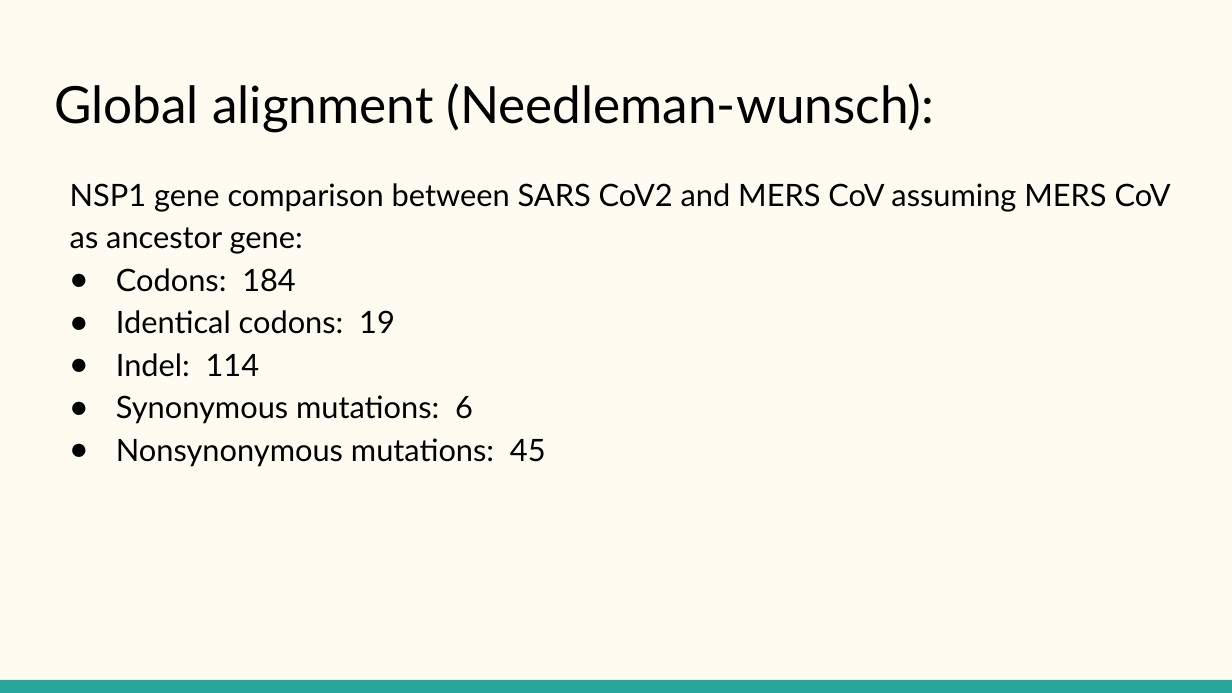
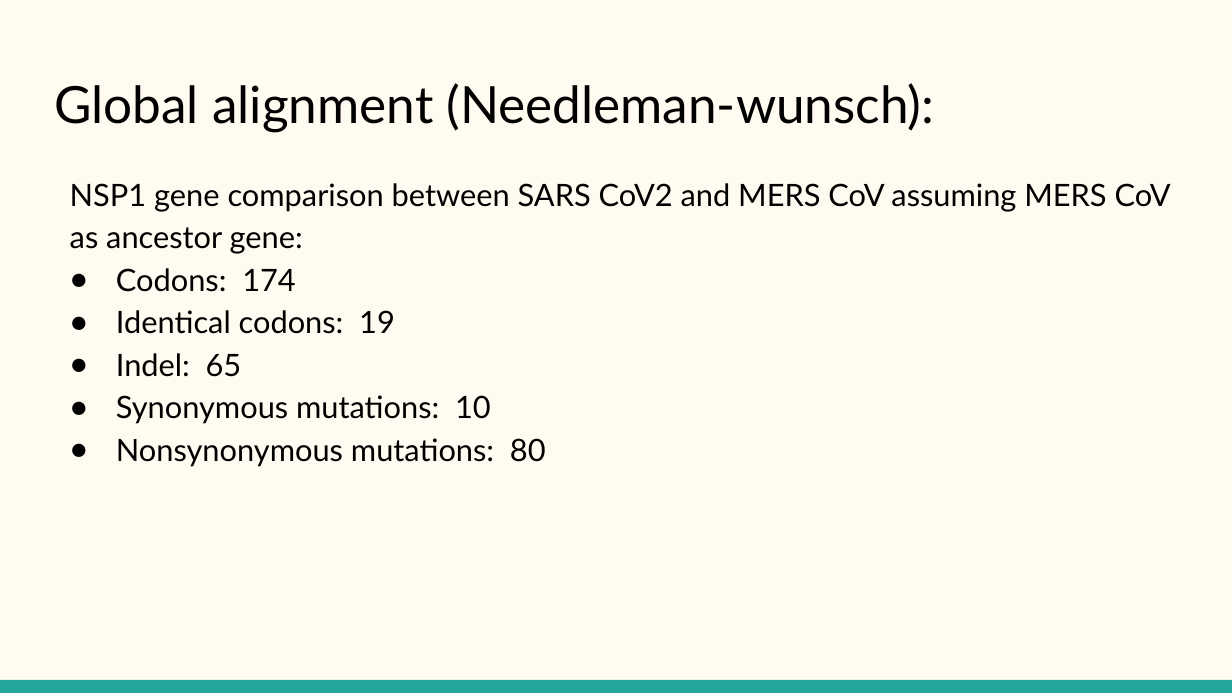
Before and after one commit to yuvrajsubedi59/BioInfo-Project2, a slide deck: slide 25 of Presentation.pptx. Drawn at 1232x693 pixels with LibreOffice and Linux fonts; fonts in the diff are those of the drawing. Boxes give left, top, right and bottom in pixels: in the first picture for what was removed or moved away, otherwise in the second. Text is boxed around its words. In the diff, an @@ line names an element or a change of style, - is before the commit and + after.

Commit message:
Fix alignment scores
Fixed alignment scores from -1 for gap to -2 for gap
fixed powerpoint slides change by new alignment score

```diff
--- a/Presentation.pptx
+++ b/Presentation.pptx
@@ text at [116,268,296,292]: text changed @@
-● Codons: 184
+● Codons: 174
@@ text at [116,353,546,467]: text changed @@
-● Indel: 114
-● Synonymous mutations: 6
-● Nonsynonymous mutations: 45
+● Indel: 65
+● Synonymous mutations: 10
+● Nonsynonymous mutations: 80
```
Also in this commit, not shown: 3 other slides changed, 1 slide added, 1 other file.
